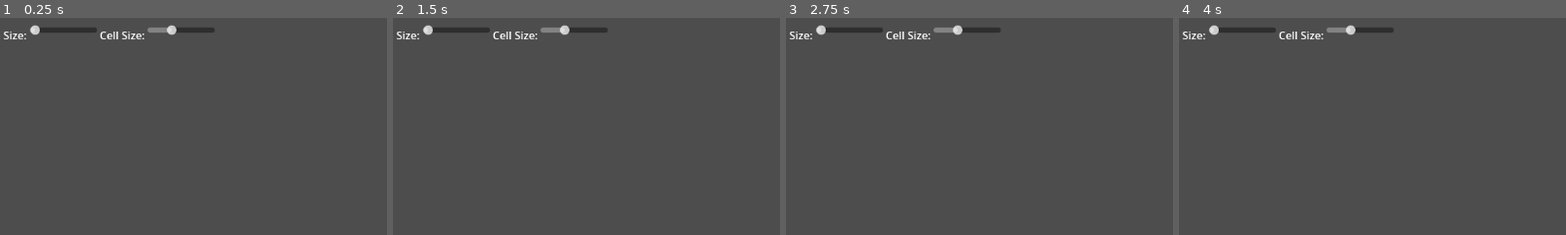
Above: before the commit, frames 1-4 (left to right).
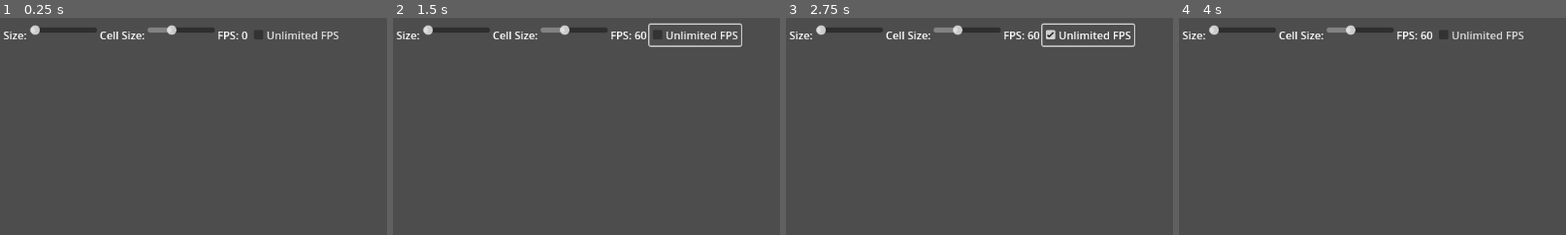
Above: after the commit, the same moments.

Repository: alpapaydin/Godot-4-Game-of-Life-Compute-Shader
Game: Godot game, scene res://main.tscn
Two runs of this game, one before a commit and one after it. Both use one fixed random seed, a clock stepped at 60 frames per second and the inputs below.
Inputs (mouse positions are % of the whole screen's width and height, from its top left):
- Up to frame 1 (0.25 s): no input
- Up to frame 2 (1.5 s): click (88, 4) at 0.5 s, where only the run after the commit has a clickable "Unlimited FPS"; click (89, 4) at 1.25 s, where only the run after the commit has a clickable "Unlimited FPS"
- Up to frame 3 (2.75 s): click (89, 4) at 2 s, where only the run after the commit has a clickable "Unlimited FPS"
- Up to frame 4 (4 s): click (89, 4) at 2.75 s, where only the run after the commit has a clickable "Unlimited FPS"; click "Pause" at 3.5 s
The pictures show only the part of the screen within x 50-100%, y 0-50%; the shares and areas given below are measured in that part.

The runs differ from the first frame. In frame 1, 0.6% of the frame differs, in the area x 56-88%, y 5-10%; in frame 2, 1.1%; in frame 3, 1.1%, in the area x 56-91%, y 2-14%; in frame 4, 0.6%.
Error before the commit: Cannot call method 'texture_update' on a null value. (res://shader_loader.gd:189)
Error after the commit: Cannot call method 'texture_update' on a null value. (res://shader_loader.gd:214)

Commit message:
fps counter

Diff:
--- a/project.godot
+++ b/project.godot
@@ -18,3 +18,7 @@
 boot_splash/fullsize=false
 boot_splash/use_filter=false
 config/icon="res://preview.png"
+
+[display]
+
+window/vsync/vsync_mode=0
--- a/shader_loader.gd
+++ b/shader_loader.gd
@@ -22,6 +22,12 @@
 var is_drawing: bool = false
 var is_erasing: bool = false
 var display_dimension: int = 512
+var fps_counter_label: Label
+var frame_time: float = 0.0
+var frame_count: int = 0
+var unlimited_fps: bool = false
+var fps_update_interval: float = 0.5
+var simulation_speed: float = 10.0
 
 func _ready() -> void:
 	setup_ui()
@@ -30,6 +36,7 @@
 	set_process(true)
 	set_process_input(true)
 	get_tree().get_root().size_changed.connect(_on_cell_size_changed.bind(cell_size))
+	_on_speed_changed(30)
 
 func setup_ui() -> void:
 	var vbox := VBoxContainer.new()
@@ -87,6 +94,21 @@
 	texture_rect.size_flags_vertical = Control.SIZE_EXPAND_FILL
 	texture_rect.stretch_mode = TextureRect.STRETCH_KEEP_ASPECT_CENTERED
 	texture_rect.gui_input.connect(_on_texture_gui_input)
+	var fps_container := HBoxContainer.new()
+	controls.add_child(fps_container)
+	fps_counter_label = Label.new()
+	fps_container.add_child(fps_counter_label)
+	fps_counter_label.text = "FPS: 0"
+	var unlimited_checkbox := CheckBox.new()
+	fps_container.add_child(unlimited_checkbox)
+	unlimited_checkbox.text = "Unlimited FPS"
+	unlimited_checkbox.pressed.connect(func():
+		unlimited_fps = unlimited_checkbox.button_pressed
+		if unlimited_fps:
+			Engine.max_fps = 0
+		else:
+			Engine.max_fps = int(simulation_speed)
+		)
 
 func _on_cell_size_changed(value: float) -> void:
 	cell_size = int(value)
@@ -134,8 +156,11 @@
 	play_button.text = "Pause" if simulation_running else "Play"
 
 func _on_speed_changed(value: float) -> void:
-	update_interval = 1.0 / value
+	simulation_speed = value
+	update_interval = 1.0 / value if !unlimited_fps else 0.0
 	fps_label.text = "%d FPS" % value
+	if !unlimited_fps:
+		Engine.max_fps = int(value)
 
 func _on_reset_pressed() -> void:
 	init_game(true)
@@ -190,22 +215,39 @@
 	current_image = null
 
 func _process(delta: float) -> void:
+	# FPS counter logic
+	frame_time += delta
+	frame_count += 1
+
+	if frame_time >= fps_update_interval:
+		var fps = frame_count / frame_time
+		fps_counter_label.text = "FPS: %d" % fps
+		frame_time = 0.0
+		frame_count = 0
+
+	# Game logic
 	if !simulation_running:
 		return
-	time_since_last_update += delta
-	if time_since_last_update < update_interval:
-		return
-	time_since_last_update = 0.0
+
+	if unlimited_fps:
+		update_simulation(delta)  # Run every frame when unlimited
+	else:
+		time_since_last_update += delta
+		if time_since_last_update >= update_interval:
+			time_since_last_update = 0.0
+			update_simulation(delta)
+
+func update_simulation(_delta: float) -> void:
 	var compute_list := rd.compute_list_begin()
 	rd.compute_list_bind_compute_pipeline(compute_list, pipeline)
 	rd.compute_list_bind_uniform_set(compute_list, uniform_set, 0)
-	@warning_ignore("integer_division")
 	rd.compute_list_dispatch(compute_list, dimension / 8, dimension / 8, 1)
 	rd.compute_list_end()
 	rd.submit()
 	rd.sync()
 	var output_bytes := rd.texture_get_data(next_state_rid, 0)
-	current_image = Image.create_from_data(dimension, dimension, false, Image.FORMAT_RGBA8, output_bytes)
+	var result_image := Image.create_from_data(dimension, dimension, false, Image.FORMAT_RGBA8, output_bytes)
+	current_image = result_image
 	update_display()
 	var temp_rid := current_state_rid
 	current_state_rid = next_state_rid
